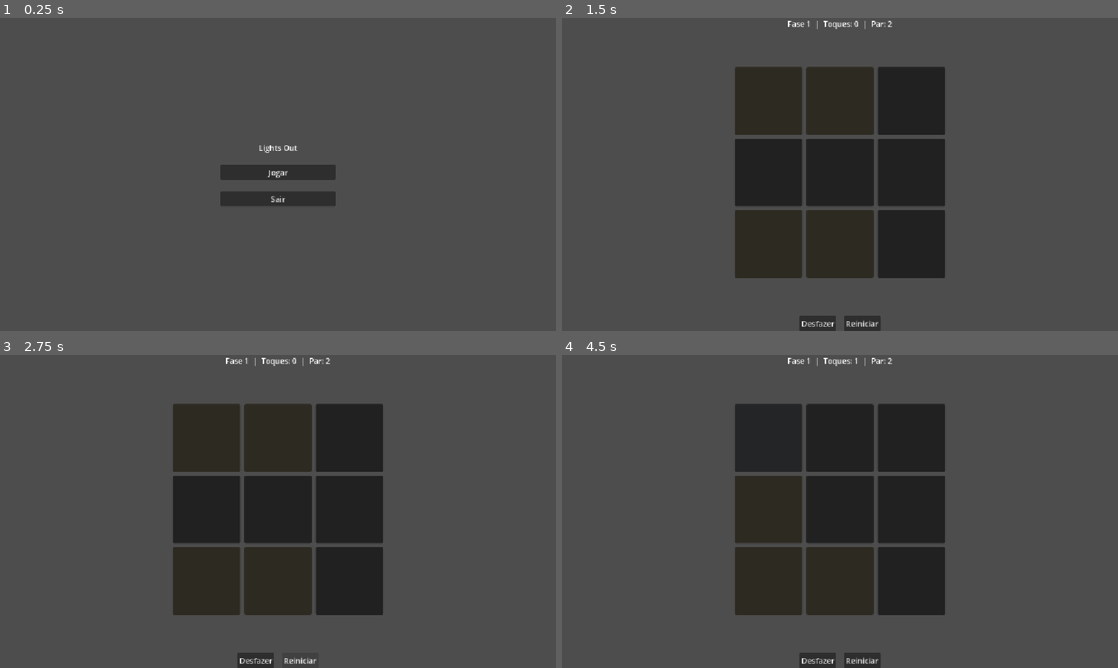
Above: before the commit, frames 1-4 (two rows, left to right).
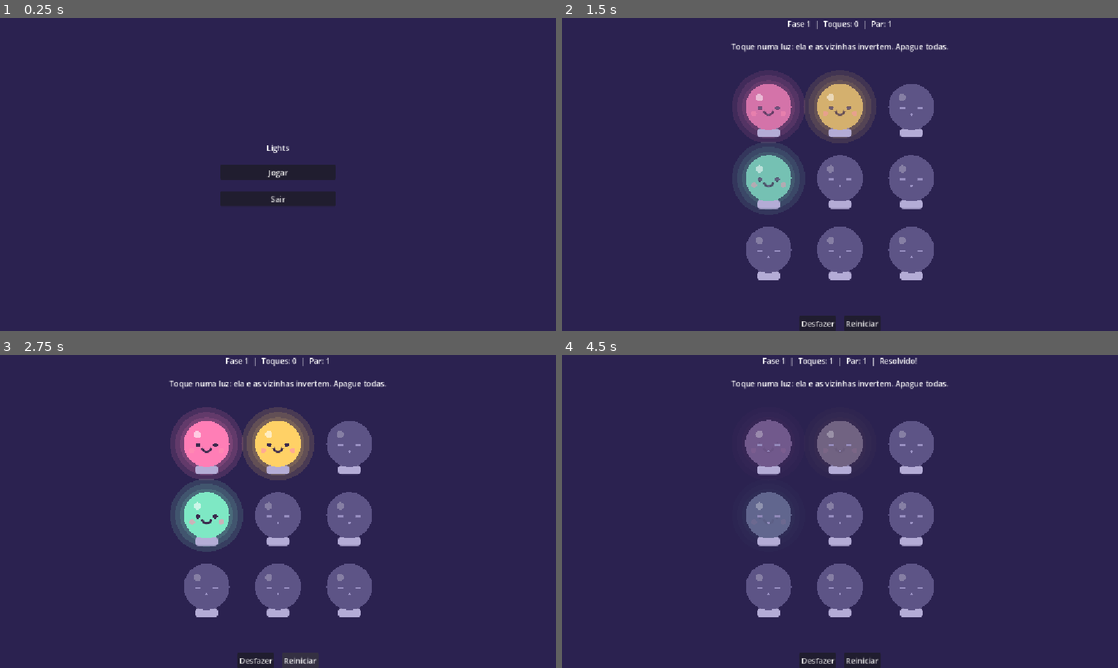
Above: after the commit, the same moments.

Repository: MuriloBahr/lights
Game: Godot game, scene res://scenes/menu.tscn
Same seed, same stepped clock (60 frames per second), same inputs: the game is played once before the commit and once after it.
Inputs (mouse positions are in pixels of both pictures, inside the frame that each line leads up to):
- Up to frame 1 (0.25 s): no input
- Up to frame 2 (1.5 s): click "Jogar" at 0.5 s; click "1 ☆☆☆" at 1.25 s
- Up to frame 3 (2.75 s): click "Reiniciar" at 2 s
- Up to frame 4 (4.5 s): click "Reiniciar" at 2.75 s; click "Reiniciar" at 3.5 s; click (767, 439) at 4.27 s

The runs differ from the first frame. In frame 1, 98% of the frame differs, in the area x 0-100%, y 0-100%; in frame 2, 99%; in frame 3, 99%; in frame 4, 99%.

Commit message:
lights [patch note]: Adicionado textura para lampadas e efeito de apagar e acender Adicionado tutorial

Diff:
--- a/data/levels.json
+++ b/data/levels.json
@@ -1,52 +1,52 @@
 {"levels":[
-{"id":1,"size":3,"grid":[1,1,0,0,0,0,1,1,0],"par":2},
-{"id":2,"size":3,"grid":[1,1,1,0,1,1,0,1,1],"par":2},
-{"id":3,"size":3,"grid":[1,0,1,1,1,1,1,1,1],"par":3},
-{"id":4,"size":3,"grid":[0,1,0,1,1,1,0,0,1],"par":4},
-{"id":5,"size":3,"grid":[1,0,0,0,1,0,1,1,1],"par":4},
-{"id":6,"size":3,"grid":[0,1,0,0,0,0,1,0,0],"par":5},
-{"id":7,"size":3,"grid":[0,1,1,1,1,1,0,1,1],"par":5},
-{"id":8,"size":3,"grid":[1,1,0,0,0,1,1,1,1],"par":5},
-{"id":9,"size":4,"grid":[0,1,1,1,1,0,1,0,0,1,0,0,0,1,0,0],"par":3},
-{"id":10,"size":4,"grid":[0,0,0,1,1,1,1,1,0,0,1,1,1,1,0,0],"par":3},
-{"id":11,"size":4,"grid":[1,1,1,0,0,1,0,1,0,0,0,1,0,1,1,0],"par":3},
-{"id":12,"size":4,"grid":[0,0,0,0,1,0,0,0,1,0,0,1,0,1,0,1],"par":3},
-{"id":13,"size":4,"grid":[1,1,1,1,1,0,0,1,0,0,0,1,0,0,1,1],"par":3},
-{"id":14,"size":4,"grid":[1,0,0,1,1,1,0,1,1,0,1,0,1,1,0,0],"par":4},
-{"id":15,"size":4,"grid":[0,0,0,0,1,0,1,1,1,0,1,0,1,1,0,0],"par":4},
-{"id":16,"size":4,"grid":[1,1,0,1,0,1,1,1,0,1,1,0,0,0,0,1],"par":4},
-{"id":17,"size":4,"grid":[0,1,1,1,1,1,1,0,1,1,1,1,1,1,0,1],"par":4},
-{"id":18,"size":4,"grid":[1,0,1,0,1,0,0,0,1,1,0,0,0,1,0,0],"par":5},
-{"id":19,"size":4,"grid":[1,1,1,0,0,0,1,1,1,0,1,1,0,1,0,0],"par":5},
-{"id":20,"size":4,"grid":[0,1,0,1,1,0,1,0,1,0,0,1,1,1,1,0],"par":5},
-{"id":21,"size":4,"grid":[1,0,0,1,0,1,0,0,0,0,0,1,1,0,1,1],"par":5},
-{"id":22,"size":4,"grid":[0,1,1,0,1,1,0,0,1,1,0,0,1,1,1,1],"par":5},
-{"id":23,"size":5,"grid":[0,0,0,0,0,0,0,1,0,1,0,1,0,0,1,0,0,0,1,0,1,1,0,1,1],"par":5},
-{"id":24,"size":5,"grid":[0,1,0,1,0,1,1,0,1,1,1,1,0,1,1,1,1,1,1,1,1,1,1,1,1],"par":5},
-{"id":25,"size":5,"grid":[0,1,1,1,1,0,0,1,1,1,1,0,1,0,0,0,1,1,0,0,1,0,0,1,0],"par":6},
-{"id":26,"size":5,"grid":[0,0,0,1,1,0,1,0,1,0,1,1,0,1,1,1,0,1,0,1,0,0,0,0,0],"par":7},
-{"id":27,"size":5,"grid":[0,0,1,0,0,1,0,1,1,0,0,1,1,0,0,0,1,1,0,0,0,0,1,0,1],"par":7},
-{"id":28,"size":5,"grid":[1,1,0,0,1,0,0,0,1,0,1,0,0,0,1,0,0,1,0,1,0,0,1,0,1],"par":7},
-{"id":29,"size":5,"grid":[0,0,1,0,1,1,1,1,0,1,0,0,0,1,0,1,0,1,0,0,1,1,0,0,0],"par":8},
-{"id":30,"size":5,"grid":[1,0,1,1,0,1,1,0,0,1,1,0,0,1,1,0,1,1,1,0,1,1,0,1,0],"par":8},
-{"id":31,"size":5,"grid":[0,0,0,0,1,1,1,0,1,1,1,1,0,0,1,1,1,1,1,0,0,1,0,0,1],"par":8},
-{"id":32,"size":5,"grid":[1,0,1,0,0,0,1,1,1,0,0,0,1,1,0,0,1,0,0,1,1,1,0,1,1],"par":8},
-{"id":33,"size":5,"grid":[1,1,0,0,1,1,0,1,1,0,0,1,0,0,1,1,0,1,1,1,0,1,0,1,1],"par":9},
+{"id":1,"size":3,"grid":[1,1,0,1,0,0,0,0,0],"par":1,"hint":"Toque numa luz: ela e as vizinhas invertem. Apague todas."},
+{"id":2,"size":3,"grid":[0,1,1,0,0,1,0,0,0],"par":1},
+{"id":3,"size":3,"grid":[0,0,1,0,1,1,0,0,1],"par":1},
+{"id":4,"size":3,"grid":[0,0,0,0,0,1,0,1,1],"par":1},
+{"id":5,"size":3,"grid":[0,1,1,1,0,0,1,0,0],"par":2},
+{"id":6,"size":3,"grid":[0,0,0,1,0,1,1,0,1],"par":2},
+{"id":7,"size":3,"grid":[0,1,1,0,0,0,0,1,1],"par":2},
+{"id":8,"size":3,"grid":[1,1,1,1,0,0,0,0,1],"par":3},
+{"id":9,"size":3,"grid":[0,1,0,1,1,1,0,0,1],"par":4},
+{"id":10,"size":3,"grid":[0,0,1,0,1,1,1,0,1],"par":4},
+{"id":11,"size":4,"grid":[1,1,0,1,0,0,0,1,1,1,1,0,0,1,0,0],"par":3},
+{"id":12,"size":4,"grid":[0,1,1,1,0,0,1,0,1,1,0,0,0,0,1,0],"par":3},
+{"id":13,"size":4,"grid":[0,0,0,0,0,1,1,0,1,0,0,0,0,1,0,1],"par":3},
+{"id":14,"size":4,"grid":[1,1,1,1,0,0,1,0,1,0,1,0,1,1,0,0],"par":4},
+{"id":15,"size":4,"grid":[1,1,1,0,1,1,0,1,1,1,1,0,1,0,1,0],"par":4},
+{"id":16,"size":4,"grid":[0,1,0,1,1,0,0,1,0,1,0,1,0,0,0,1],"par":4},
+{"id":17,"size":4,"grid":[1,0,1,0,1,1,0,0,1,0,0,1,1,0,0,0],"par":5},
+{"id":18,"size":4,"grid":[1,0,0,1,1,0,1,0,0,1,1,0,0,0,1,0],"par":5},
+{"id":19,"size":4,"grid":[0,1,1,1,1,0,1,1,0,1,1,0,0,1,1,0],"par":5},
+{"id":20,"size":4,"grid":[0,1,0,0,0,1,1,0,0,1,0,1,1,0,0,1],"par":5},
+{"id":21,"size":4,"grid":[0,1,1,1,0,0,0,0,1,0,0,1,0,1,1,1],"par":5},
+{"id":22,"size":4,"grid":[0,0,1,1,1,1,0,1,1,0,0,1,0,1,0,0],"par":6},
+{"id":23,"size":4,"grid":[0,0,1,0,0,0,0,0,1,0,1,1,0,0,1,1],"par":6},
+{"id":24,"size":4,"grid":[0,1,1,1,1,1,0,0,0,0,1,1,0,1,1,1],"par":6},
+{"id":25,"size":5,"grid":[0,0,0,0,0,0,0,1,0,1,0,1,0,0,1,0,0,0,1,0,1,1,0,1,1],"par":5},
+{"id":26,"size":5,"grid":[0,1,0,1,0,1,1,0,1,1,1,1,0,1,1,1,1,1,1,1,1,1,1,1,1],"par":5},
+{"id":27,"size":5,"grid":[0,0,0,1,1,0,1,0,1,0,1,1,0,1,1,1,0,1,0,1,0,0,0,0,0],"par":7},
+{"id":28,"size":5,"grid":[0,0,1,0,0,1,0,1,1,0,0,1,1,0,0,0,1,1,0,0,0,0,1,0,1],"par":7},
+{"id":29,"size":5,"grid":[1,1,0,0,1,0,0,0,1,0,1,0,0,0,1,0,0,1,0,1,0,0,1,0,1],"par":7},
+{"id":30,"size":5,"grid":[0,0,1,0,1,1,1,1,0,1,0,0,0,1,0,1,0,1,0,0,1,1,0,0,0],"par":8},
+{"id":31,"size":5,"grid":[1,0,1,1,0,1,1,0,0,1,1,0,0,1,1,0,1,1,1,0,1,1,0,1,0],"par":8},
+{"id":32,"size":5,"grid":[0,0,0,0,1,1,1,0,1,1,1,1,0,0,1,1,1,1,1,0,0,1,0,0,1],"par":8},
+{"id":33,"size":5,"grid":[1,0,1,0,0,0,1,1,1,0,0,0,1,1,0,0,1,0,0,1,1,1,0,1,1],"par":8},
 {"id":34,"size":5,"grid":[1,1,0,0,1,0,0,1,1,0,0,1,0,1,1,1,0,0,0,1,1,1,0,0,0],"par":10},
-{"id":35,"size":5,"grid":[1,1,0,0,1,1,1,0,0,0,1,0,1,1,0,0,0,0,0,1,0,1,0,0,0],"par":11},
-{"id":36,"size":5,"grid":[0,1,0,1,1,0,0,0,1,0,1,0,1,1,1,0,1,0,1,1,1,1,1,0,0],"par":11},
-{"id":37,"size":5,"grid":[0,0,0,1,0,0,0,0,1,0,0,1,1,0,1,0,0,0,1,0,1,0,0,1,1],"par":11},
-{"id":38,"size":5,"grid":[0,0,1,1,0,1,0,0,1,1,1,1,1,1,0,0,1,1,1,1,0,1,1,1,0],"par":12},
-{"id":39,"size":6,"grid":[1,1,1,1,0,0,0,1,0,1,1,1,0,0,0,1,1,0,1,0,1,1,1,1,0,0,0,0,0,0,0,0,0,0,0,0],"par":7},
-{"id":40,"size":6,"grid":[1,1,0,1,1,0,0,0,1,1,0,1,1,1,0,0,1,0,1,1,1,0,1,0,1,0,0,1,1,0,0,0,0,0,0,1],"par":8},
-{"id":41,"size":6,"grid":[0,1,1,0,0,0,1,1,1,1,0,0,1,0,0,0,0,0,1,1,0,1,0,0,0,0,1,0,0,0,0,0,1,1,0,1],"par":8},
-{"id":42,"size":6,"grid":[0,0,0,1,0,0,1,0,0,0,1,0,0,0,0,1,1,1,0,0,1,0,0,0,0,1,0,0,1,1,1,0,0,0,0,0],"par":9},
-{"id":43,"size":6,"grid":[0,1,1,1,1,0,1,1,1,1,0,1,0,1,1,0,1,1,1,0,1,1,0,1,1,0,0,1,0,1,0,0,1,1,0,1],"par":9},
-{"id":44,"size":6,"grid":[0,0,0,0,1,0,1,0,1,0,1,0,1,0,1,0,0,0,1,1,0,0,1,1,0,1,0,1,0,0,1,0,0,1,1,0],"par":10},
-{"id":45,"size":6,"grid":[0,1,0,1,1,1,1,0,1,0,1,0,1,1,0,0,1,0,0,1,0,1,0,1,1,0,0,0,0,1,1,0,0,0,0,1],"par":10},
-{"id":46,"size":6,"grid":[1,1,1,1,1,0,0,1,1,1,1,1,0,1,1,1,0,1,0,1,1,0,0,1,0,0,1,1,0,1,1,0,1,1,0,0],"par":11},
-{"id":47,"size":6,"grid":[0,1,1,0,0,0,1,1,1,1,1,1,1,0,0,0,1,0,1,0,1,1,0,0,0,1,1,1,0,0,0,0,1,1,1,0],"par":11},
-{"id":48,"size":6,"grid":[0,1,0,0,0,1,0,0,0,0,0,1,1,1,1,1,0,0,1,0,0,0,1,0,0,0,0,1,1,0,0,0,0,0,0,1],"par":12},
+{"id":35,"size":5,"grid":[0,0,1,0,1,0,0,1,1,0,0,0,0,1,0,1,1,1,1,1,1,0,0,0,1],"par":10},
+{"id":36,"size":5,"grid":[1,1,0,0,1,1,1,0,0,0,1,0,1,1,0,0,0,0,0,1,0,1,0,0,0],"par":11},
+{"id":37,"size":5,"grid":[1,1,1,1,1,1,0,1,0,1,1,0,0,1,0,1,1,1,1,0,1,0,1,1,0],"par":11},
+{"id":38,"size":5,"grid":[0,0,0,1,0,0,0,0,1,0,0,1,1,0,1,0,0,0,1,0,1,0,0,1,1],"par":11},
+{"id":39,"size":5,"grid":[0,0,0,0,1,0,1,1,1,1,0,1,1,1,0,0,1,0,1,0,0,1,0,1,1],"par":11},
+{"id":40,"size":5,"grid":[0,0,1,1,0,1,0,0,1,1,1,1,1,1,0,0,1,1,1,1,0,1,1,1,0],"par":12},
+{"id":41,"size":6,"grid":[1,1,1,1,0,0,0,1,0,1,1,1,0,0,0,1,1,0,1,0,1,1,1,1,0,0,0,0,0,0,0,0,0,0,0,0],"par":7},
+{"id":42,"size":6,"grid":[1,1,0,1,1,0,0,0,1,1,0,1,1,1,0,0,1,0,1,1,1,0,1,0,1,0,0,1,1,0,0,0,0,0,0,1],"par":8},
+{"id":43,"size":6,"grid":[0,1,1,0,0,0,1,1,1,1,0,0,1,0,0,0,0,0,1,1,0,1,0,0,0,0,1,0,0,0,0,0,1,1,0,1],"par":8},
+{"id":44,"size":6,"grid":[0,0,0,1,0,0,1,0,0,0,1,0,0,0,0,1,1,1,0,0,1,0,0,0,0,1,0,0,1,1,1,0,0,0,0,0],"par":9},
+{"id":45,"size":6,"grid":[0,1,1,1,1,0,1,1,1,1,0,1,0,1,1,0,1,1,1,0,1,1,0,1,1,0,0,1,0,1,0,0,1,1,0,1],"par":9},
+{"id":46,"size":6,"grid":[0,0,0,0,1,0,1,0,1,0,1,0,1,0,1,0,0,0,1,1,0,0,1,1,0,1,0,1,0,0,1,0,0,1,1,0],"par":10},
+{"id":47,"size":6,"grid":[1,1,1,1,1,0,0,1,1,1,1,1,0,1,1,1,0,1,0,1,1,0,0,1,0,0,1,1,0,1,1,0,1,1,0,0],"par":11},
+{"id":48,"size":6,"grid":[0,1,1,0,0,0,1,1,1,1,1,1,1,0,0,0,1,0,1,0,1,1,0,0,0,1,1,1,0,0,0,0,1,1,1,0],"par":11},
 {"id":49,"size":6,"grid":[1,0,0,1,1,1,0,1,1,0,0,1,1,1,0,1,0,1,1,0,0,0,0,1,1,1,1,0,1,0,0,1,0,1,1,0],"par":15},
 {"id":50,"size":6,"grid":[1,1,1,0,0,0,1,1,1,0,1,1,0,0,0,1,1,1,0,0,1,1,0,0,1,0,0,0,0,1,0,1,1,1,0,0],"par":16}
 ]}
--- /dev/null
+++ b/scripts/bulb.gd
@@ -0,0 +1,91 @@
+class_name Bulb
+extends Control
+
+signal pressed
+
+var color: Color = Palette.BULBS[0]
+var lit := false
+var glow := 0.0:
+	set(value):
+		glow = value
+		queue_redraw()
+
+var _fade: Tween
+var _pop: Tween
+var _base_box := StyleBoxFlat.new()
+
+
+func set_lit(value: bool) -> void:
+	if value == lit:
+		return
+	lit = value
+	if _fade:
+		_fade.kill()
+	_fade = create_tween()
+	_fade.tween_property(self, "glow", 1.0 if lit else 0.0, 0.28).set_trans(Tween.TRANS_SINE)
+
+
+func _notification(what: int) -> void:
+	if what == NOTIFICATION_RESIZED:
+		pivot_offset = size / 2.0
+
+
+func _gui_input(event: InputEvent) -> void:
+	var e := event as InputEventMouseButton
+	if e and e.pressed and e.button_index == MOUSE_BUTTON_LEFT:
+		_bounce()
+		pressed.emit()
+
+
+func _bounce() -> void:
+	if _pop:
+		_pop.kill()
+	scale = Vector2.ONE
+	_pop = create_tween()
+	_pop.tween_property(self, "scale", Vector2(0.85, 0.85), 0.07)
+	_pop.tween_property(self, "scale", Vector2.ONE, 0.2).set_trans(Tween.TRANS_BACK).set_ease(Tween.EASE_OUT)
+
+
+func _draw() -> void:
+	var s := minf(size.x, size.y)
+	var c := Vector2(size.x / 2.0, s * 0.42)
+	var r := s * 0.34
+	var body := Palette.OFF.lerp(color, glow)
+
+	for i in 3:
+		draw_circle(c, r * (1.15 + 0.22 * i), Color(color, 0.14 * glow))
+
+	var neck_top := c.y + r * 0.8
+	var neck_bottom := s * 0.74
+	draw_colored_polygon(PackedVector2Array([
+		Vector2(c.x - r * 0.55, neck_top),
+		Vector2(c.x + r * 0.55, neck_top),
+		Vector2(c.x + r * 0.4, neck_bottom),
+		Vector2(c.x - r * 0.4, neck_bottom),
+	]), body)
+
+	_base_box.bg_color = Palette.BASE
+	_base_box.set_corner_radius_all(int(s * 0.05))
+	draw_style_box(_base_box, Rect2(c.x - r * 0.5, neck_bottom, r, s * 0.13))
+
+	draw_circle(c, r, body)
+	draw_circle(c + Vector2(-r * 0.4, -r * 0.4), r * 0.16, Color(1, 1, 1, 0.25 + 0.35 * glow))
+	_draw_face(c, r)
+
+
+func _draw_face(c: Vector2, r: float) -> void:
+	var eye_y := c.y + r * 0.05
+	var dx := r * 0.38
+	var w := maxf(2.0, r * 0.09)
+
+	var on_face := Color(Palette.FACE, glow)
+	draw_circle(Vector2(c.x - dx, eye_y), r * 0.1, on_face)
+	draw_circle(Vector2(c.x + dx, eye_y), r * 0.1, on_face)
+	draw_arc(Vector2(c.x, eye_y + r * 0.1), r * 0.2, 0.2, PI - 0.2, 12, on_face, w, true)
+	draw_circle(Vector2(c.x - r * 0.64, eye_y + r * 0.24), r * 0.12, Color(Palette.BLUSH, 0.6 * glow))
+	draw_circle(Vector2(c.x + r * 0.64, eye_y + r * 0.24), r * 0.12, Color(Palette.BLUSH, 0.6 * glow))
+
+	var off_face := Color(Palette.OFF_FACE, 1.0 - glow)
+	draw_line(Vector2(c.x - dx - r * 0.1, eye_y), Vector2(c.x - dx + r * 0.1, eye_y), off_face, w, true)
+	draw_line(Vector2(c.x + dx - r * 0.1, eye_y), Vector2(c.x + dx + r * 0.1, eye_y), off_face, w, true)
+	draw_circle(Vector2(c.x, eye_y + r * 0.28), r * 0.05, off_face)
--- a/scripts/game.gd
+++ b/scripts/game.gd
@@ -1,8 +1,7 @@
 extends Control
 
 const LEVELS_PATH := "res://data/levels.json"
-const COLOR_ON := Color("f5c542")
-const COLOR_OFF := Color("2b2f3a")
+
 const GRID_PX := 420.0
 
 var board := Board.new()
@@ -10,7 +9,8 @@
 var level_index := 0
 var grid := GridContainer.new()
 var info := Label.new()
-var buttons: Array[Button] = []
+var bulbs: Array[Bulb] = []
+var hint := Label.new()
 
 
 func _ready() -> void:
@@ -30,6 +30,10 @@
 
 	info.horizontal_alignment = HORIZONTAL_ALIGNMENT_CENTER
 	root.add_child(info)
+
+	hint.horizontal_alignment = HORIZONTAL_ALIGNMENT_CENTER
+	hint.autowrap_mode = TextServer.AUTOWRAP_WORD_SMART
+	root.add_child(hint)
 
 	var center := CenterContainer.new()
 	center.size_flags_vertical = Control.SIZE_EXPAND_FILL
@@ -61,26 +65,27 @@
 
 
 func _build_grid(n: int) -> void:
-	for b in buttons:
+	for b in bulbs:
 		b.queue_free()
-	buttons.clear()
+	bulbs.clear()
 	grid.columns = n
 	var px := int(GRID_PX / n)
 	for y in n:
 		for x in n:
-			var b := Button.new()
+			var b := Bulb.new()
 			b.custom_minimum_size = Vector2(px, px)
+			b.color = Palette.BULBS[(x + 2 * y) % Palette.BULBS.size()]
 			b.pressed.connect(board.toggle.bind(x, y))
 			grid.add_child(b)
-			buttons.append(b)
+			bulbs.append(b)
 
 
 func _refresh() -> void:
-	for i in buttons.size():
-		buttons[i].modulate = COLOR_ON if board.cells[i] == 1 else COLOR_OFF
+	for i in bulbs.size():
+		bulbs[i].set_lit(board.cells[i] == 1)
 	var level: Dictionary = levels[level_index]
 	info.text = "Fase %d  |  Toques: %d  |  Par: %d" % [level["id"], board.moves.size(), level["par"]]
-
+	hint.text = level.get("hint", "")
 
 func _on_solved() -> void:
 	info.text += "  |  Resolvido!"
--- a/scripts/menu.gd
+++ b/scripts/menu.gd
@@ -13,7 +13,7 @@
 	center.add_child(box)
 
 	var title := Label.new()
-	title.text = "Lights Out"
+	title.text = "Lights"
 	title.horizontal_alignment = HORIZONTAL_ALIGNMENT_CENTER
 	box.add_child(title)
 
--- /dev/null
+++ b/scripts/pallete.gd
@@ -0,0 +1,17 @@
+class_name Palette
+extends RefCounted
+
+const BG := Color("2b2250")
+const OFF := Color("5d5486")
+const OFF_FACE := Color("9b92c4")
+const BASE := Color("b4acd6")
+const FACE := Color("3b2a4d")
+const BLUSH := Color("ff8fb1")
+const BULBS = [
+	Color("ff7eb6"),
+	Color("ffd166"),
+	Color("7ee8c4"),
+	Color("7cc6ff"),
+	Color("c3a1ff"),
+	Color("ffa270"),
+]
--- a/scripts/state.gd
+++ b/scripts/state.gd
@@ -9,6 +9,7 @@
 
 
 func _ready() -> void:
+	RenderingServer.set_default_clear_color(Palette.BG)
 	levels = JSON.parse_string(FileAccess.get_file_as_string(LEVELS_PATH))["levels"]
 	_read()
 
Not shown, added: scripts/bulb.gd.uid
Not shown, added: scripts/pallete.gd.uid
